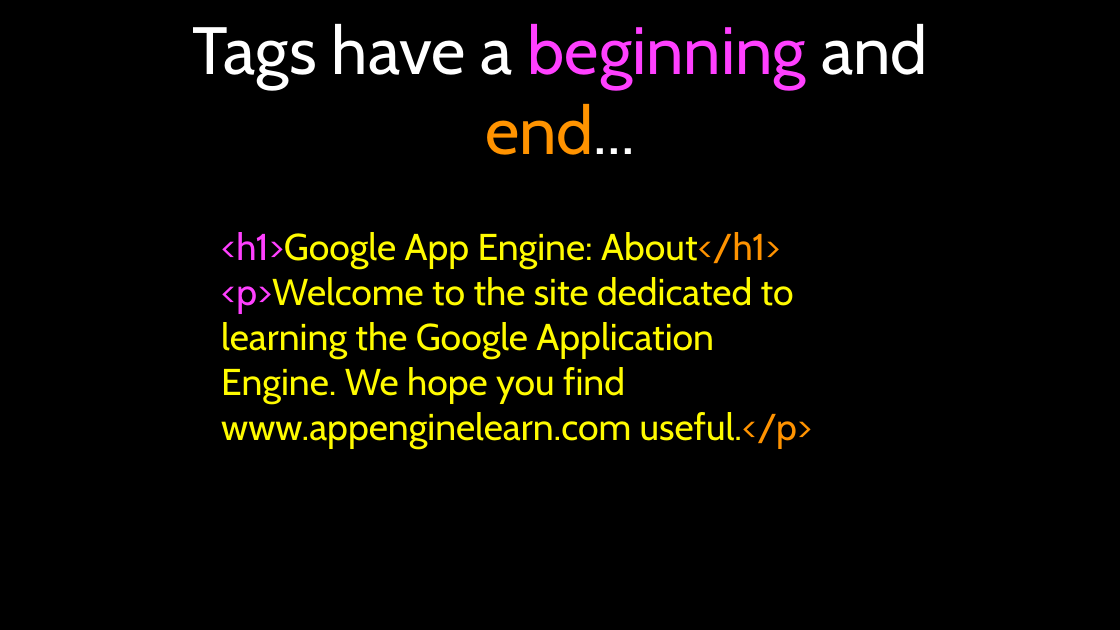
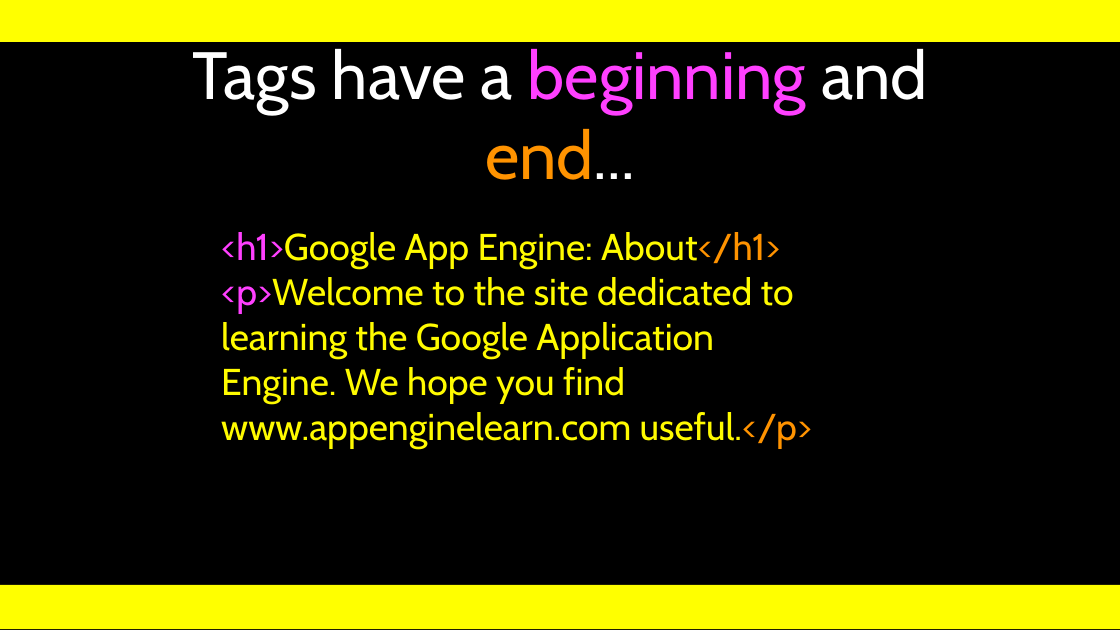
Before and after one commit to csev/wa4e, a slide deck: slide 5 of lectures/Web-01-HTML.ppt. Drawn at 1120x630 pixels with LibreOffice and Linux fonts; fonts in the diff are those of the drawing. Boxes give left, top, right and bottom in pixels: in the first picture for what was removed or moved away, otherwise in the second. Text is boxed around its words. In the diff, an @@ line names an element or a change of style, - is before the commit and + after.

```diff
--- a/lectures/Web-01-HTML.ppt
+++ b/lectures/Web-01-HTML.ppt
@@ rectangle added at (0,0,1120,43), fill #FFFF00 @@
@@ title "Tags have a beginning and ...": place and size @@
-title "Tags have a beginning and ..." at (192,24,928,155)
+title "Tags have a beginning and ..." at (192,49,928,180)
@@ title "Tags have a beginning and ..." at (192,49,928,180): vertical alignment bottom to middle @@
@@ rectangle at (0,585,1120,629): fill #000000 to #FFFF00 @@
```
Also in this commit, not shown: 38 other slides changed, 9 other files.
